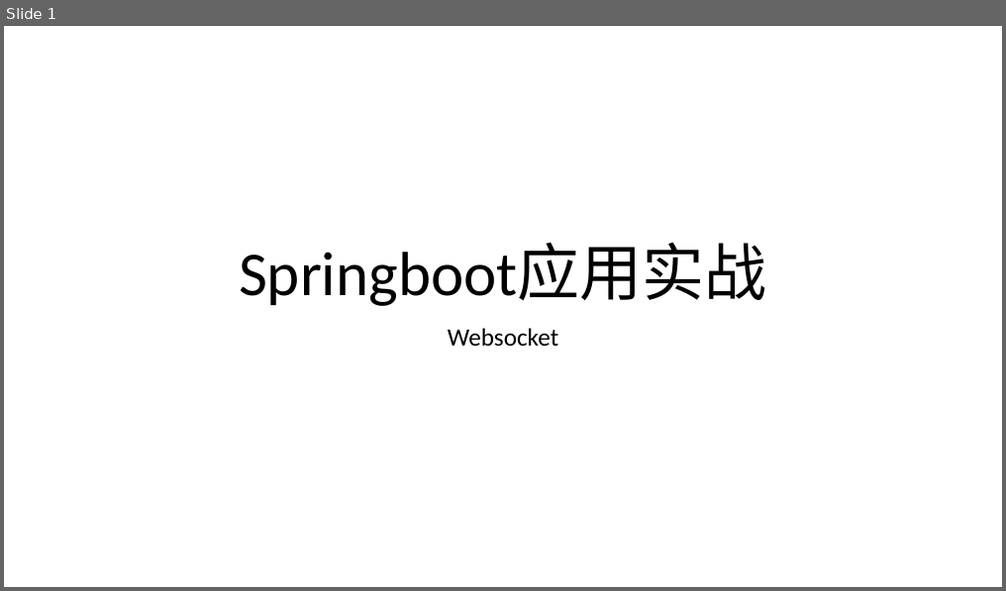
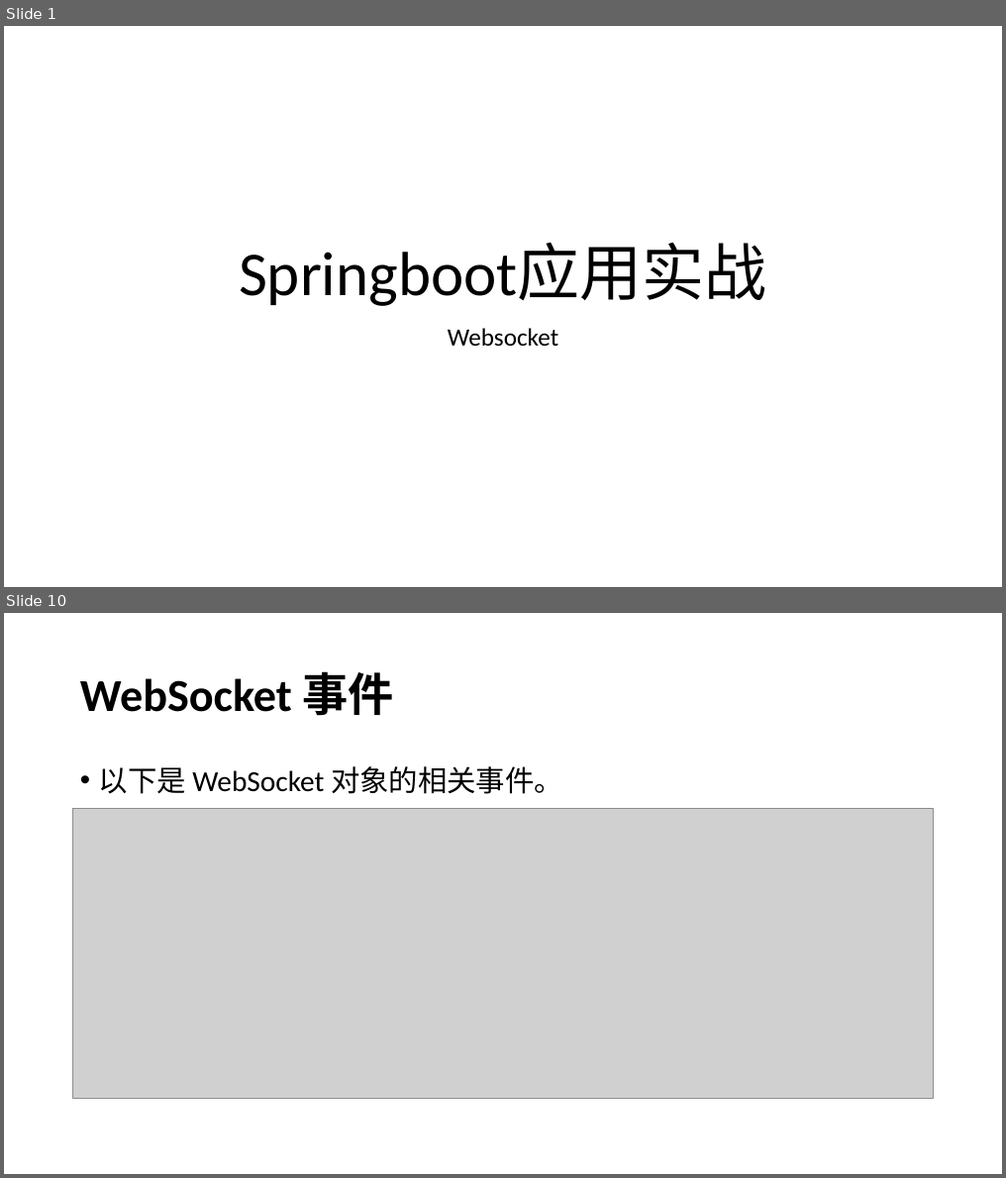
Before and after one commit to airuitian/MicroService, a slide deck: springboot/SpringBoot-websocket.pptx. Shown one above the other, each under a label of ours: slide 1 before the commit, slides 1 and 10 after it; the slides between them are not shown. The pictures are 1006x591 and 1006x1178 pixels, drawn with LibreOffice and Linux fonts; fonts in the diff are those of the drawing; grey boxes stand for pictures. Boxes give left, top, right and bottom in pixels: in the first picture for what was removed or moved away, otherwise in the second. Text is boxed around its words. In the diff, an @@ line names an element or a change of style, - is before the commit and + after.

```diff
--- a/springboot/SpringBoot-websocket.pptx
+++ b/springboot/SpringBoot-websocket.pptx
@@ slide 10 added at <box>4,613,1002,1174</box>, background #FFFFFF @@
@@ title added at <box>80,671,394,716</box>, 44 pt, text #000000, bold @@
+WebSocket 事件
@@ text added at <box>99,766,563,794</box>, 28 pt, text #000000 @@
+• 以下是 WebSocket 对象的相关事件。
@@ picture added at <box>73,808,934,1098</box> @@
```
Also in this commit, not shown: 1 slide changed, 19 other slides added, 1 slide removed, 2 other files.
